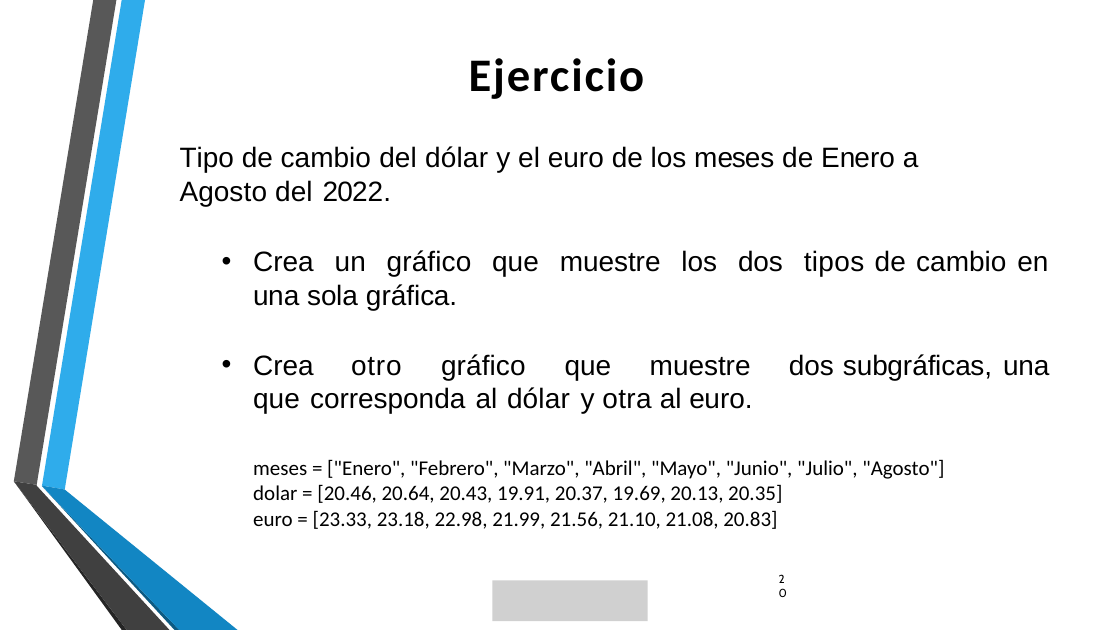
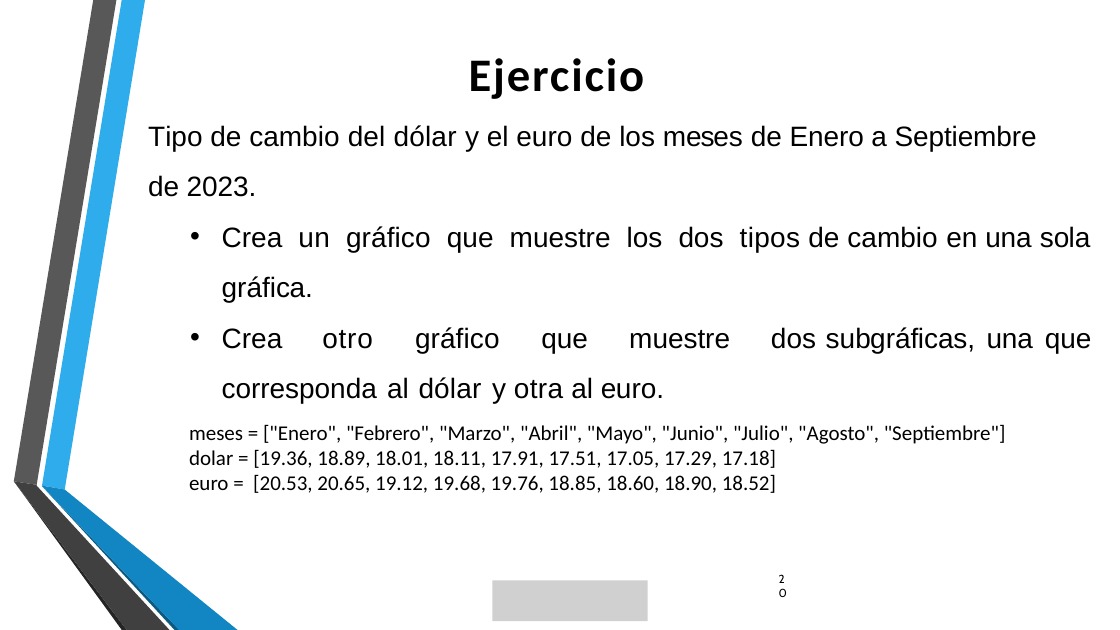
Before and after one commit to lizetheP/Programacion, a slide deck: slide 18 of CalendarioAgo2023/presentaciones/9_Graficas_Matplotlib.pptx. Drawn at 1120x630 pixels with LibreOffice and Linux fonts; fonts in the diff are those of the drawing; grey boxes stand for pictures; background and template pictures are left out. Boxes give left, top, right and bottom in pixels: in the first picture for what was removed or moved away, otherwise in the second. Text is boxed around its words. In the diff, an @@ line names an element or a change of style, - is before the commit and + after.

```diff
--- a/CalendarioAgo2023/presentaciones/9_Graficas_Matplotlib.pptx
+++ b/CalendarioAgo2023/presentaciones/9_Graficas_Matplotlib.pptx
@@ text "Tipo de cambio del dólar ...": place and size @@
-text "Tipo de cambio del dólar ..." at (180, 146, 1048, 414)
+text "Tipo de cambio del dólar ..." at (148, 125, 1092, 403)
@@ text at (148, 125, 1037, 197): text changed @@
-Tipo de cambio del dólar y el euro de los meses de Enero a Agosto del 2022.
+Tipo de cambio del dólar y el euro de los meses de Enero a Septiembre de 2023.
@@ text at (222, 226, 1092, 403): line spacing 1 to 1.5 @@
@@ text at (189, 424, 1006, 493): text changed @@
-meses = ["Enero", "Febrero", "Marzo", "Abril", "Mayo", "Junio", "Julio", "Agosto"]
-dolar = [20.46, 20.64, 20.43, 19.91, 20.37, 19.69, 20.13, 20.35]
-euro = [23.33, 23.18, 22.98, 21.99, 21.56, 21.10, 21.08, 20.83]
+meses = ["Enero", "Febrero", "Marzo", "Abril", "Mayo", "Junio", "Julio", "Agosto", "Septiembre"]
+dolar = [19.36, 18.89, 18.01, 18.11, 17.91, 17.51, 17.05, 17.29, 17.18]
+euro = [20.53, 20.65, 19.12, 19.68, 19.76, 18.85, 18.60, 18.90, 18.52]
```
Also in this commit, not shown: 1 other slide changed, 11 other files.
